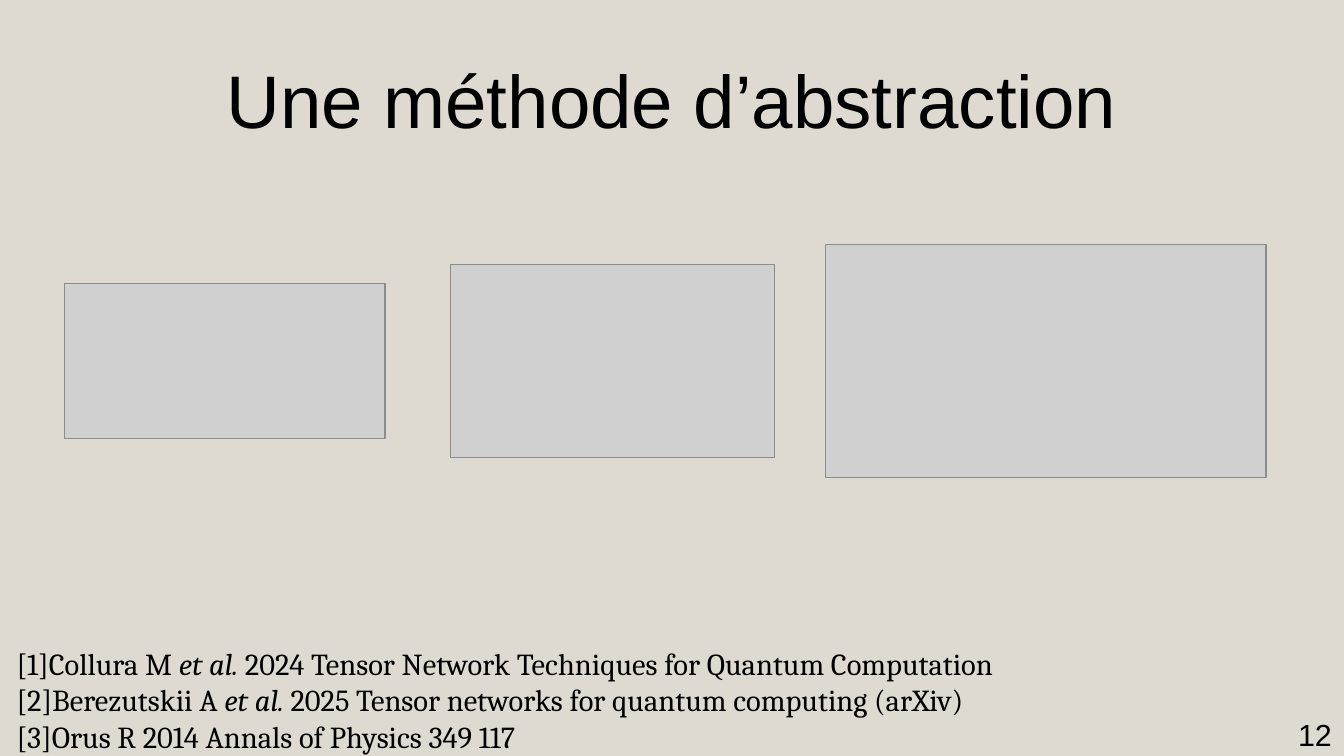
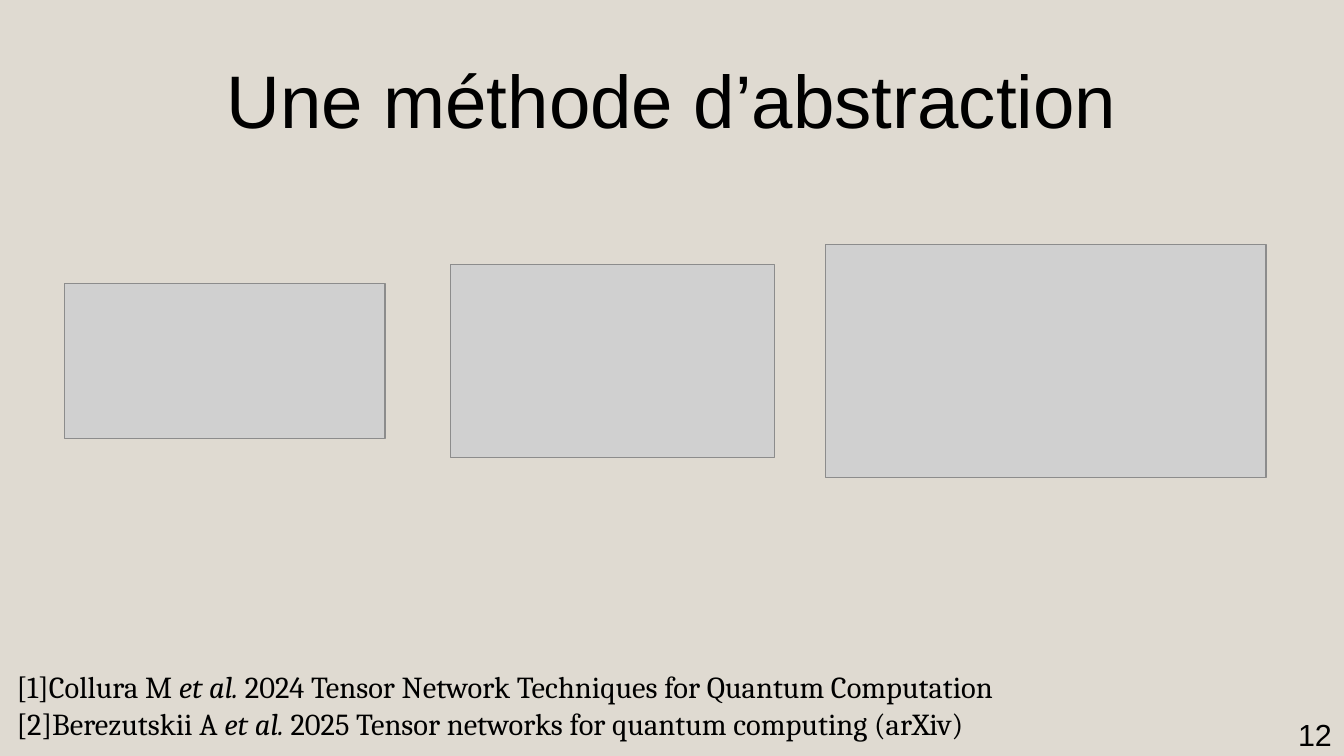
Before and after one commit to AmdaU/presentations, a slide deck: slide 12 of Seminaire/Seminaire.odp. Drawn at 1344x756 pixels with LibreOffice and Linux fonts; fonts in the diff are those of the drawing; grey boxes stand for pictures. Boxes give left, top, right and bottom in pixels: in the first picture for what was removed or moved away, otherwise in the second. Text is boxed around its words. In the diff, an @@ line names an element or a change of style, - is before the commit and + after.

```diff
--- a/Seminaire/Seminaire.odp
+++ b/Seminaire/Seminaire.odp
@@ text "[1]Collura M et al. 2024 ..." at box(17, 676, 993, 742): vertical alignment top to bottom @@
@@ text at box(17, 726, 515, 755): paragraph removed @@
-[3]Orus R 2014 Annals of Physics 349 117
```
Also in this commit, not shown: 9 other slides changed, 4 slides added, 1 slide removed, 49 other files.
